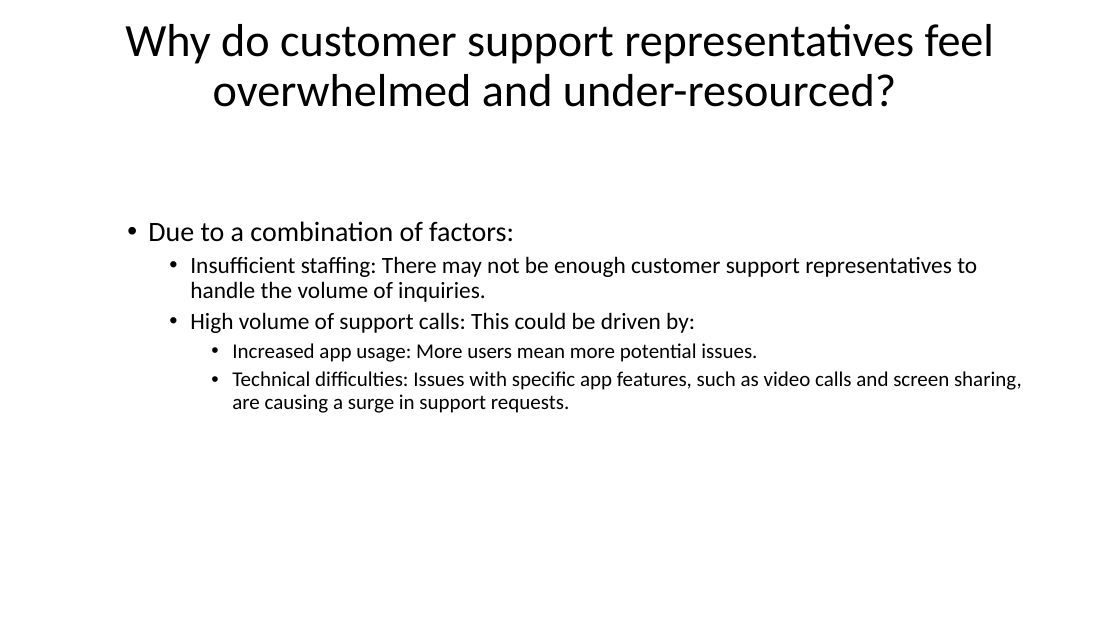
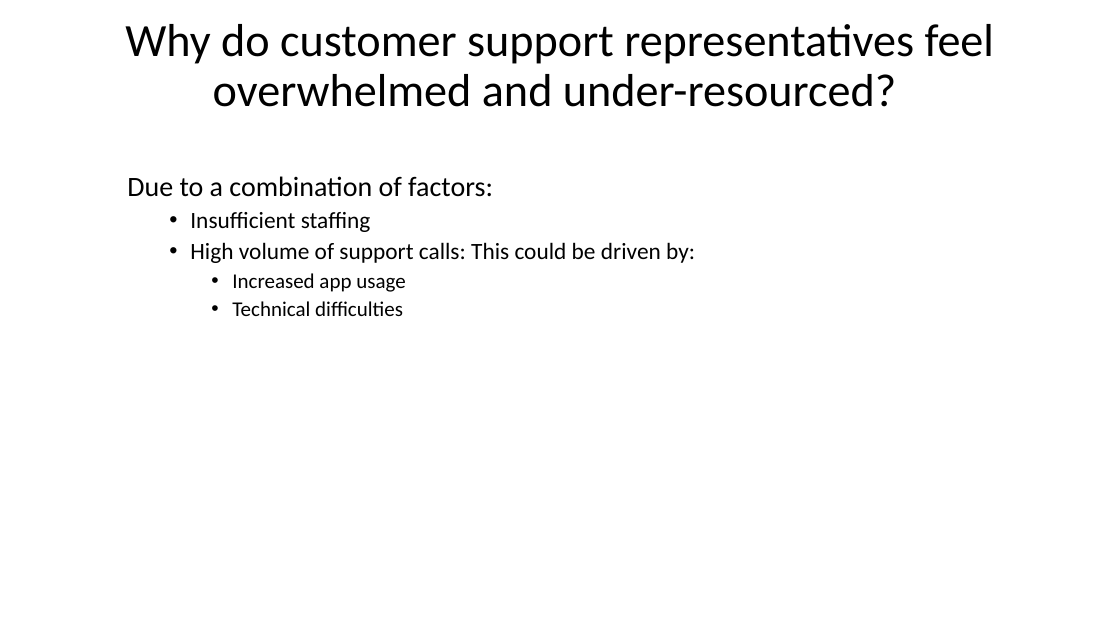
Before and after one commit to Fora1030/data-structures, a slide deck: slide 13 of other/Root Cause Analysis Templates (1).pptx (slide 9 before the commit). Drawn at 1120x630 pixels with LibreOffice and Linux fonts; fonts in the diff are those of the drawing. Boxes give left, top, right and bottom in pixels: in the first picture for what was removed or moved away, otherwise in the second. Text is boxed around its words. In the diff, an @@ line names an element or a change of style, - is before the commit and + after.

```diff
--- a/other/Root Cause Analysis Templates (1).pptx
+++ b/other/Root Cause Analysis Templates (1).pptx
@@ text at (127,176,493,197): bullet • to none @@
@@ text at (190,212,371,232): text changed @@
-    • Insufficient staffing: There may not be enough customer support representatives to handle the volume of inquiries.
+    • Insufficient staffing
@@ text at (232,273,405,316): text changed @@
-      • Increased app usage: More users mean more potential issues.
-      • Technical difficulties: Issues with specific app features, such as video calls and screen sharing, are causing a surge in support requests.
+      • Increased app usage
+      • Technical difficulties
```
Also in this commit, not shown: 13 other slides changed, 4 slides added, 1 other file.
